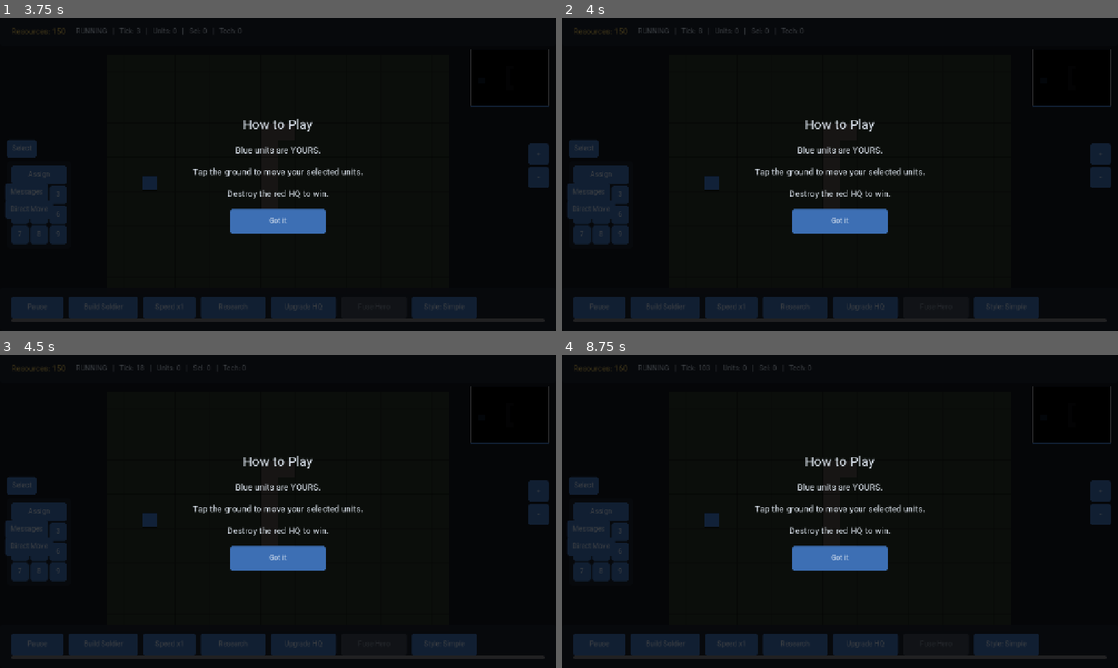
Above: before the commit, frames 1-4 (two rows, left to right).
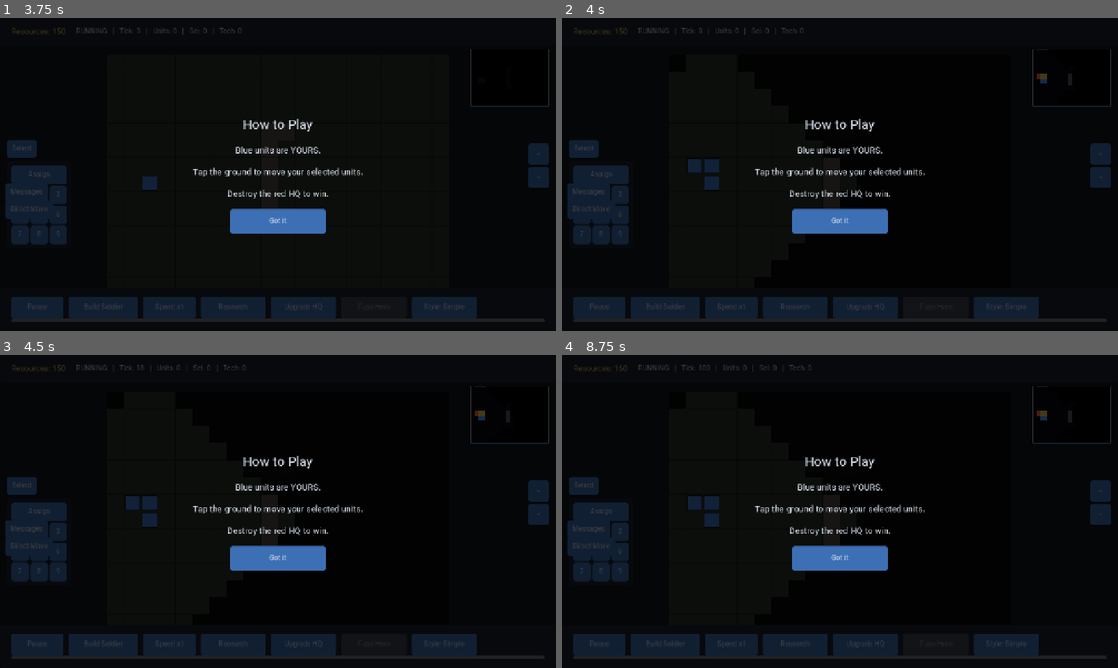
Above: after the commit, the same moments.

Repository: golshandvr-del/Sjalwmbdjdlxl
Game: Godot game, scene res://scenes/main_menu.tscn
Two runs of this game, one before a commit and one after it. Both use one fixed random seed, a clock stepped at 60 frames per second and the inputs below.
Inputs (mouse positions are in pixels of both pictures, inside the frame that each line leads up to):
- Up to frame 1 (3.75 s): click "Single Player" at 0.5 s; click (311, 58) at 1.27 s; type "Alex" at 1.35 s; click "Normal" at 2 s; click "Normal" at 2.75 s; click "Start Match" at 3.5 s
- Up to frame 2 (4 s): no input
- Up to frame 3 (4.5 s): click "Build Soldier" at 4.25 s
- Up to frame 4 (8.75 s): click "Speed x1" at 5 s; click "Research" at 5.75 s; click "Upgrade HQ" at 6.5 s; click "Style: Simple" at 7.25 s; click "+" at 8 s

Frame 1 is identical in both runs. In frame 2, 0.3% of the frame differs, in the area x 22-88%, y 10-50%; in frame 3, 0.3%; in frame 4, 0.3%.
Error before the commit: Parse Error: Function "_smart_build_spot()" not found in base self. (res://modules/ai_commander/strategic_ai_module.gd:307)

Commit message:
feat(md9): add _smart_build_spot + world snapshot + context builders (MD9.5)

Diff:
--- a/modules/ai_commander/strategic_ai_module.gd
+++ b/modules/ai_commander/strategic_ai_module.gd
@@ -480,6 +480,168 @@
 	return Vector2i(-1, -1)
 
 
+# --- MD9.5: smart building placement (value x site quality) -----------------
+#
+# Choose a build site for `building_type` using the pure MD9 utilities:
+#   SiteTopologyUtil (candidates) -> SiteScoringUtil (quality) ->
+#   BuildingUtilityUtil (value) -> BuildingPlacementUtil (argmax).
+# Returns Vector2i(-1,-1) when nothing scores (caller falls back to legacy).
+# Everything handed to the utils is a PLAIN snapshot the module reads from the
+# world model here, so the utils stay pure and the choice stays deterministic.
+func _smart_build_spot(owner: int, building_type: String, hx: int, hy: int) -> Vector2i:
+	var card: Dictionary = BUILDING_CARDS.get(building_type, {})
+	if card.is_empty():
+		return Vector2i(-1, -1)
+	var world: Dictionary = _placement_world_snapshot(owner, hx, hy)
+	if int(world.get("width", 0)) <= 0 or int(world.get("height", 0)) <= 0:
+		return Vector2i(-1, -1)
+	var context: Dictionary = _placement_context(owner)
+	var caps: Dictionary = (card.get("caps", {}) as Dictionary)
+	var fit: int = int(card.get("placement_fit", 500))
+	var choice: Dictionary = BuildingPlacementUtil.plan_placement(
+		caps, context, world, PLACEMENT_MAX_RADIUS, fit)
+	if not bool(choice.get("found", false)):
+		return Vector2i(-1, -1)
+	var cx: int = int(choice.get("x", -1))
+	var cy: int = int(choice.get("y", -1))
+	if cx < 0 or cy < 0:
+		return Vector2i(-1, -1)
+	# Guard against a candidate that is no longer buildable this tick (a building
+	# may have appeared since the snapshot); defer to the legacy scan if so.
+	if _tile_occupied(cx, cy):
+		return Vector2i(-1, -1)
+	return Vector2i(cx, cy)
+
+
+# Build the PLAIN map/coordinate snapshot the MD9 utilities consume. It merges
+# the topology keys (width/height/tiles/hq/enemies/occupied) with the scoring
+# keys (resources/existing) into one dictionary, all read deterministically from
+# the world model. Coordinate lists are id-sorted for a stable candidate order.
+func _placement_world_snapshot(owner: int, hx: int, hy: int) -> Dictionary:
+	var map_section: Dictionary = nexus.world_state.get_section("map")
+	var w: int = int(map_section.get("width", 0))
+	var h: int = int(map_section.get("height", 0))
+	var tiles: Array = map_section.get("tiles", [])
+
+	var enemies: Array = []
+	var occupied: Array = []
+	var existing: Array = []
+	var buildings: Dictionary = _buildings()
+	var bkeys: Array = buildings.keys()
+	bkeys.sort_custom(func(a, b): return int(a) < int(b))
+	for key in bkeys:
+		var b: Dictionary = buildings[key]
+		if int(b.get("health", 0)) <= 0:
+			continue
+		var bx: int = int(b.get("x", 0))
+		var by: int = int(b.get("y", 0))
+		occupied.append({ "x": bx, "y": by })
+		if int(b.get("owner", -1)) == owner:
+			existing.append({ "x": bx, "y": by })
+		else:
+			enemies.append({ "x": bx, "y": by })
+
+	# Enemy UNITS also count as threat anchors for frontline/vulnerability axes.
+	var units: Dictionary = _units()
+	var ukeys: Array = units.keys()
+	ukeys.sort_custom(func(a, b): return int(a) < int(b))
+	for key in ukeys:
+		var u: Dictionary = units[key]
+		if int(u.get("health", 0)) <= 0:
+			continue
+		if int(u.get("owner", -1)) == owner:
+			continue
+		enemies.append({ "x": int(u.get("x", 0)), "y": int(u.get("y", 0)) })
+
+	# Resource nodes (economy section) give the resource_access axis something to
+	# weigh; absent -> empty list (axis degrades to 0, still deterministic).
+	var resources: Array = _resource_nodes()
+
+	return {
+		"width": w,
+		"height": h,
+		"tiles": tiles,
+		"hq": { "x": hx, "y": hy },
+		"enemies": enemies,
+		"occupied": occupied,
+		"existing": existing,
+		"resources": resources,
+	}
+
+
+# Resource-node coordinates from the world model, if the scenario exposes them
+# under the "map" section (key "resource_nodes": Array[{"x","y"}]). Missing ->
+# empty (safe). Kept small + sorted for determinism.
+func _resource_nodes() -> Array:
+	var raw: Array = nexus.world_state.get_section("map").get("resource_nodes", [])
+	var out: Array = []
+	for r in raw:
+		if r is Dictionary:
+			out.append({ "x": int((r as Dictionary).get("x", 0)), "y": int((r as Dictionary).get("y", 0)) })
+	out.sort_custom(func(a, b):
+		if int(a.get("x", 0)) != int(b.get("x", 0)):
+			return int(a.get("x", 0)) < int(b.get("x", 0))
+		return int(a.get("y", 0)) < int(b.get("y", 0)))
+	return out
+
+
+# The MD7 context vector for placement need-derivation, built from a plain,
+# owner-relative world summary. Reuses AiContextUtil so the needs the building
+# utility derives match the rest of the AI backbone. Deterministic.
+func _placement_context(owner: int) -> Dictionary:
+	var hq: Dictionary = _find_hq(owner)
+	var hq_xy: Dictionary = {}
+	if not hq.is_empty():
+		hq_xy = { "x": int(hq.get("x", 0)), "y": int(hq.get("y", 0)) }
+
+	var own_units: Array = []
+	var enemy_units: Array = []
+	var units: Dictionary = _units()
+	var ukeys: Array = units.keys()
+	ukeys.sort_custom(func(a, b): return int(a) < int(b))
+	for key in ukeys:
+		var u: Dictionary = units[key]
+		if int(u.get("health", 0)) <= 0:
+			continue
+		var rec: Dictionary = {
+			"id": int(u.get("id", int(key))),
+			"x": int(u.get("x", 0)), "y": int(u.get("y", 0)),
+			"health": int(u.get("health", 1)),
+		}
+		if int(u.get("owner", -1)) == owner:
+			own_units.append(rec)
+		else:
+			enemy_units.append(rec)
+
+	var enemy_buildings: Array = []
+	var buildings: Dictionary = _buildings()
+	var bkeys: Array = buildings.keys()
+	bkeys.sort_custom(func(a, b): return int(a) < int(b))
+	for key in bkeys:
+		var b: Dictionary = buildings[key]
+		if int(b.get("health", 0)) <= 0:
+			continue
+		if int(b.get("owner", -1)) == owner:
+			continue
+		enemy_buildings.append({
+			"id": int(b.get("id", int(key))),
+			"x": int(b.get("x", 0)), "y": int(b.get("y", 0)),
+			"health": int(b.get("health", 1)),
+		})
+
+	var summary: Dictionary = {
+		"hq": hq_xy,
+		"own_units": own_units,
+		"enemy_units": enemy_units,
+		"enemy_buildings": enemy_buildings,
+		"own_economy": _resources(owner),
+		"enemy_economy": 0,
+		"own_army": own_units.size(),
+		"enemy_army": enemy_units.size(),
+	}
+	return AiContextUtil.build_context(summary, owner)
+
+
 func _tile_occupied(x: int, y: int) -> bool:
 	var buildings: Dictionary = _buildings()
 	for key in buildings.keys():
